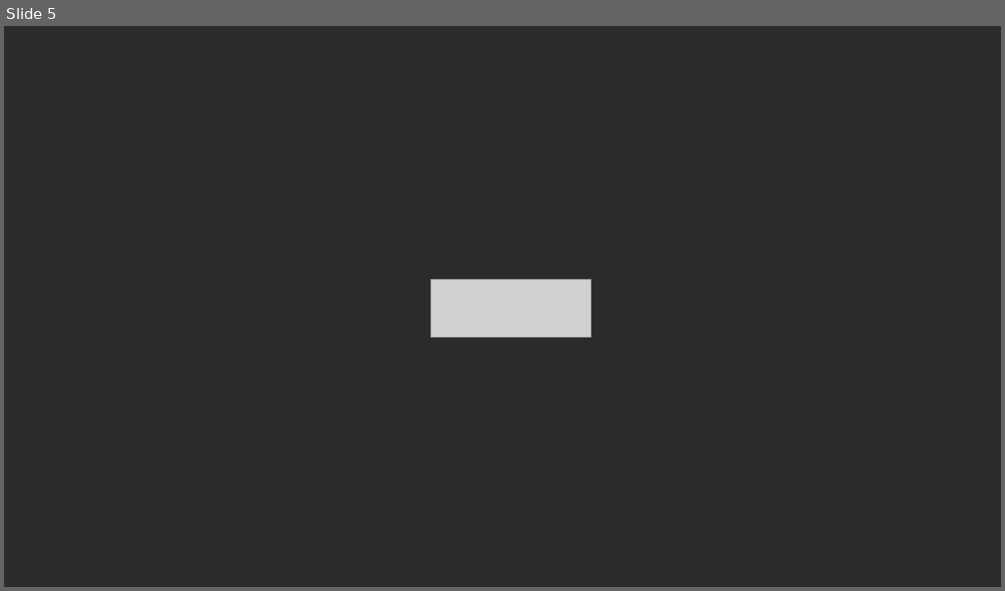
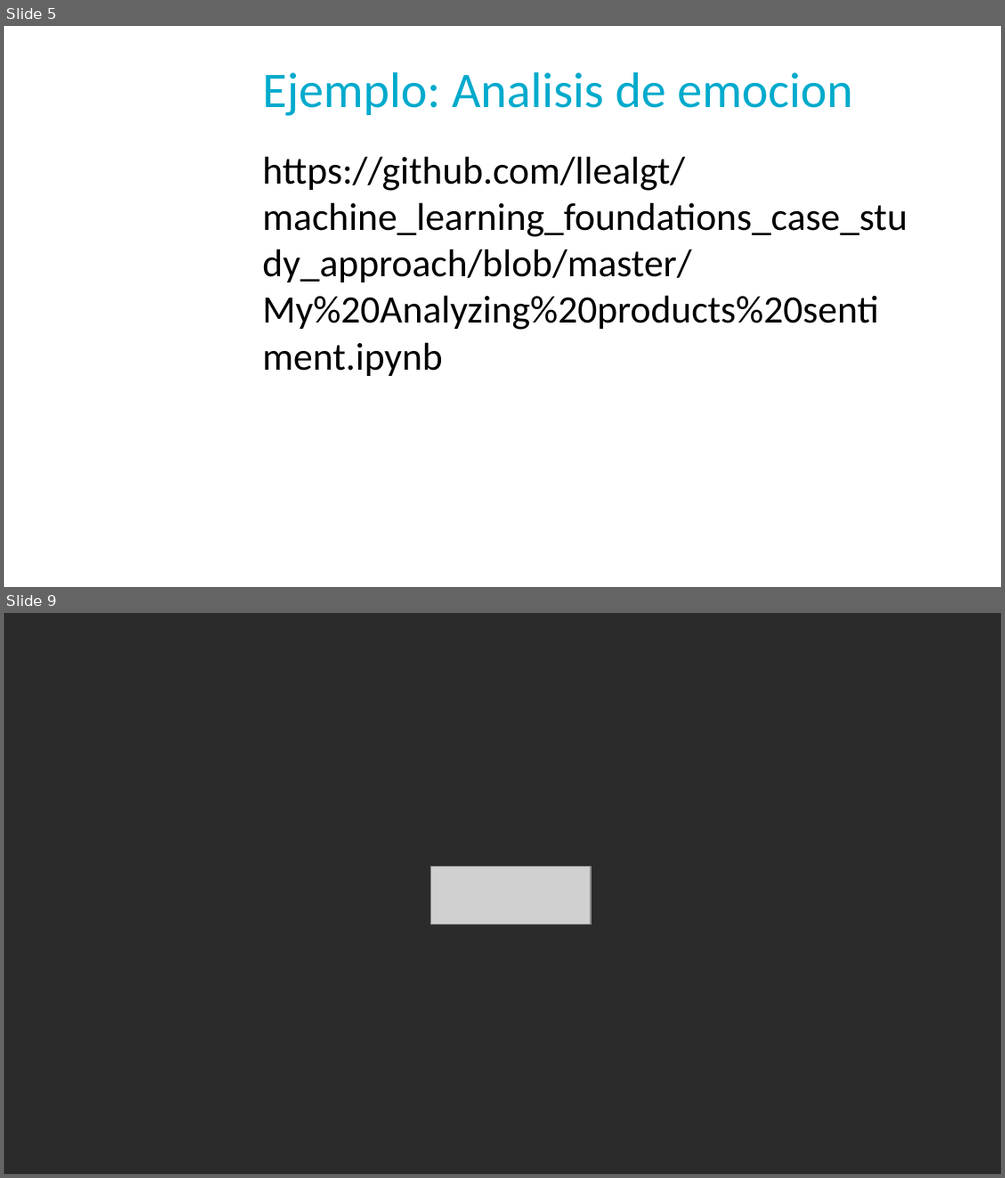
Before and after one commit to llealgt/Presentacion_UVG_Semana_de_a_tecnologia_2017, a slide deck: UVG_NLP_Presentation.pptx. Shown one above the other, each under a label of ours: slide 5 before the commit, slides 5 and 9 after it; the slides between them are not shown. The pictures are 1005x591 and 1005x1178 pixels, drawn with LibreOffice and Linux fonts; fonts in the diff are those of the drawing; grey boxes stand for pictures; background and template pictures are left out; a plain dark background stands for a picture behind light text. Boxes give left, top, right and bottom in pixels: in the first picture for what was removed or moved away, otherwise in the second. Text is boxed around its words. In the diff, an @@ line names an element or a change of style, - is before the commit and + after.

```diff
--- a/UVG_NLP_Presentation.pptx
+++ b/UVG_NLP_Presentation.pptx
@@ slide 5 added at bbox=[4, 26, 1001, 587], background picture (left out) @@
@@ text added at bbox=[262, 72, 852, 116], 36 pt, text #00AACC @@
+Ejemplo: Analisis de emocion
@@ text added at bbox=[262, 156, 906, 376], 28 pt, text #000000 @@
+https://github.com/llealgt/machine_learning_foundations_case_study_approach/blob/master/My%20Analyzing%20products%20sentiment.ipynb
@@ what was slide 5 is now slide 9 @@
```
Also in this commit, not shown: 1 slide changed, 6 other slides added, 3 slides removed, 1 other file.
